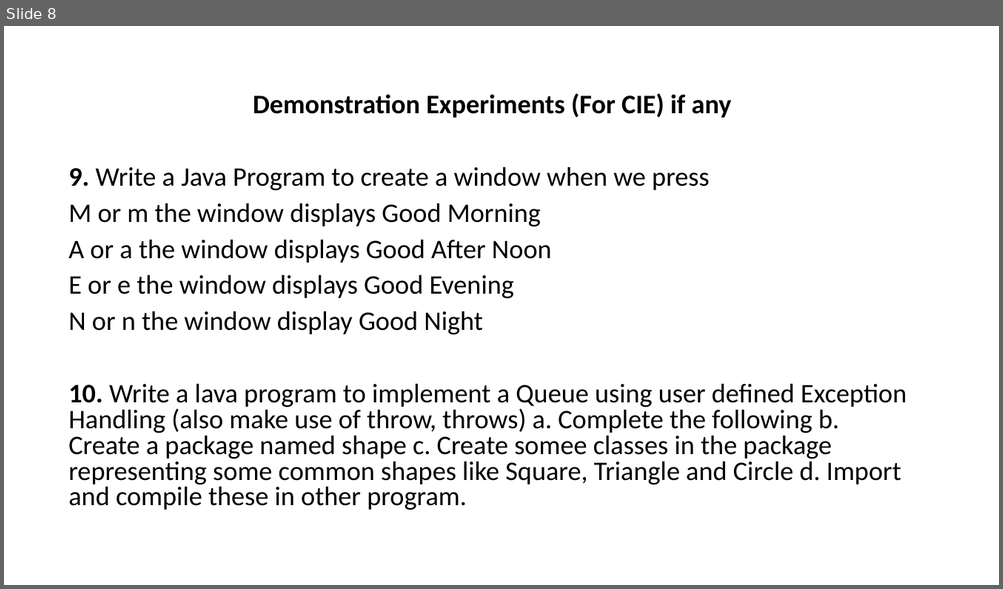
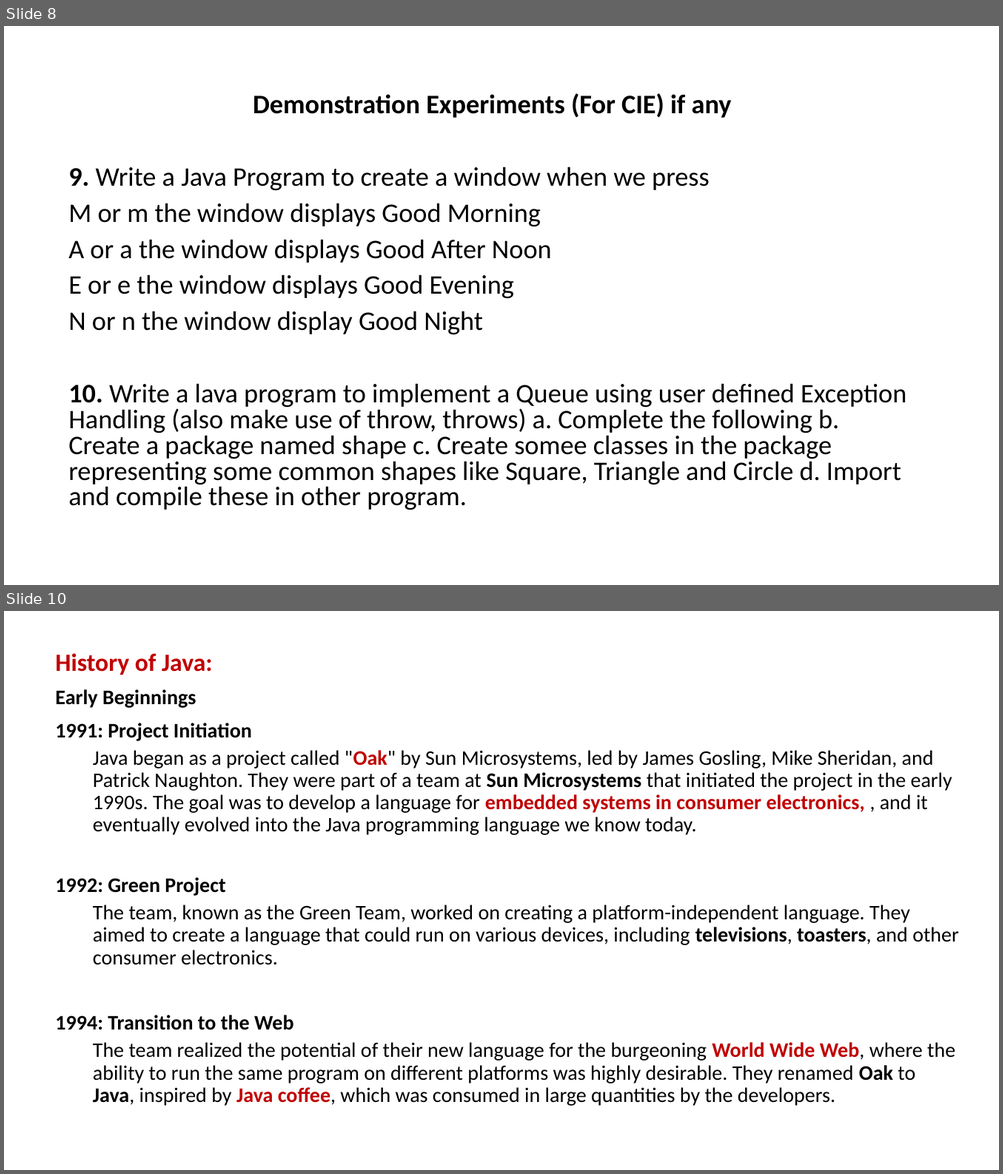
Before and after one commit to PRAMOD-VISHNU-NAIK/MCA-2nd-Sem-Shridevi-College, a slide deck: Java MCA-2.pptx. Shown one above the other, each under a label of ours: slide 8 before the commit, slides 8 and 10 after it; the slides between them are not shown. The pictures are 1003x589 and 1003x1174 pixels, drawn with LibreOffice and Linux fonts; fonts in the diff are those of the drawing. Boxes give left, top, right and bottom in pixels: in the first picture for what was removed or moved away, otherwise in the second. Text is boxed around its words. In the diff, an @@ line names an element or a change of style, - is before the commit and + after.

Commit message:
Included Java Lab Programs

```diff
--- a/Java MCA-2.pptx
+++ b/Java MCA-2.pptx
@@ slide 10 added at [4, 611, 999, 1170], background #FFFFFF @@
@@ text added at [55, 653, 959, 1106], 20 pt, text #000000 @@
+History of Java:
+Early Beginnings
+1991: Project Initiation
+  Java began as a project called "Oak" by Sun Microsystems, led by James Gosling, Mike Sheridan, and Patrick Naughton. They were part of a team at Sun Microsystems that initiated the project in the early 1990s. The goal was to develop a language for embedded systems in consumer electronics, , and it eventually evolved into the Java programming language we know today.
+1992: Green Project
+  The team, known as the Green Team, worked on creating a platform-independent language. They aimed to create a language that could run on various devices, including televisions, toasters, and other consumer electronics.
+1994: Transition to the Web
+  The team realized the potential of their new language for the burgeoning World Wide Web, where the ability to run the same program on different platforms was highly desirable. They renamed Oak to Java, inspired by Java coffee, which was consumed in large quantities by the developers.
```
Also in this commit, not shown: 1 slide changed, 4 other slides added, 5 slides removed, 7 other files.
